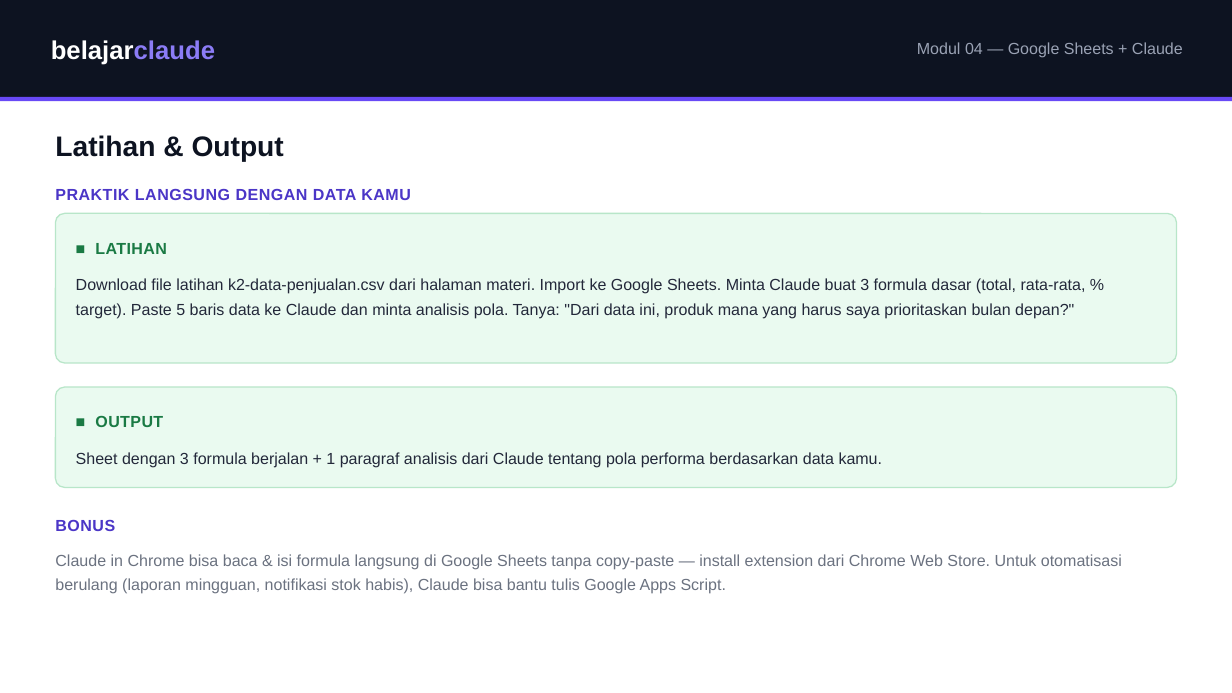
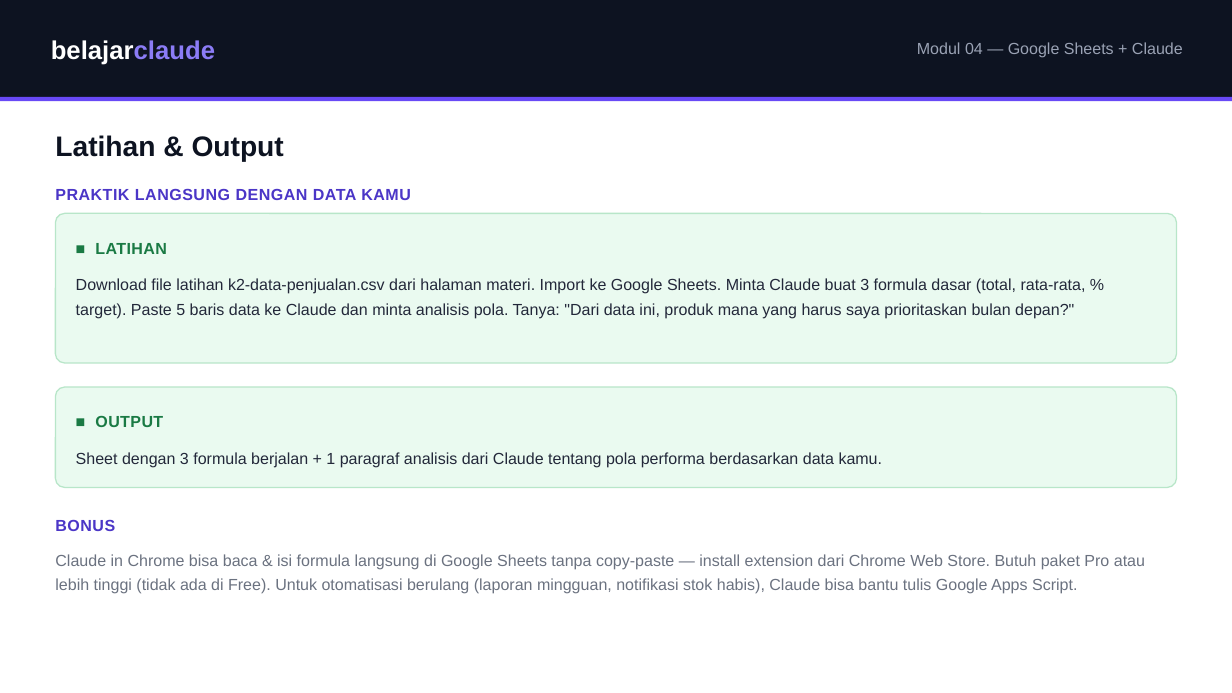
Before and after one commit to juliautomo/belajar-claude, a slide deck: slide 5 of K2-Produktivitas/M04-Google-Sheets/K2-M04-Google-Sheets.pptx. Drawn at 1232x693 pixels with LibreOffice and Linux fonts; fonts in the diff are those of the drawing. Boxes give left, top, right and bottom in pixels: in the first picture for what was removed or moved away, otherwise in the second. Text is boxed around its words. In the diff, an @@ line names an element or a change of style, - is before the commit and + after.

Commit message:
K2 M4: replace paid Claude API Sheets helper with free PDF-export Apps Script; add Claude-role framing + install steps

```diff
--- a/K2-Produktivitas/M04-Google-Sheets/K2-M04-Google-Sheets.pptx
+++ b/K2-Produktivitas/M04-Google-Sheets/K2-M04-Google-Sheets.pptx
@@ text at (55, 554, 1145, 594): text changed @@
-Claude in Chrome bisa baca & isi formula langsung di Google Sheets tanpa copy-paste — install extension dari Chrome Web Store. Untuk otomatisasi berulang (laporan mingguan, notifikasi stok habis), Claude bisa bantu tulis Google Apps Script.
+Claude in Chrome bisa baca & isi formula langsung di Google Sheets tanpa copy-paste — install extension dari Chrome Web Store. Butuh paket Pro atau lebih tinggi (tidak ada di Free). Untuk otomatisasi berulang (laporan mingguan, notifikasi stok habis), Claude bisa bantu tulis Google Apps Script.
```
Also in this commit, not shown: 1 other slide changed, 3 other files.
